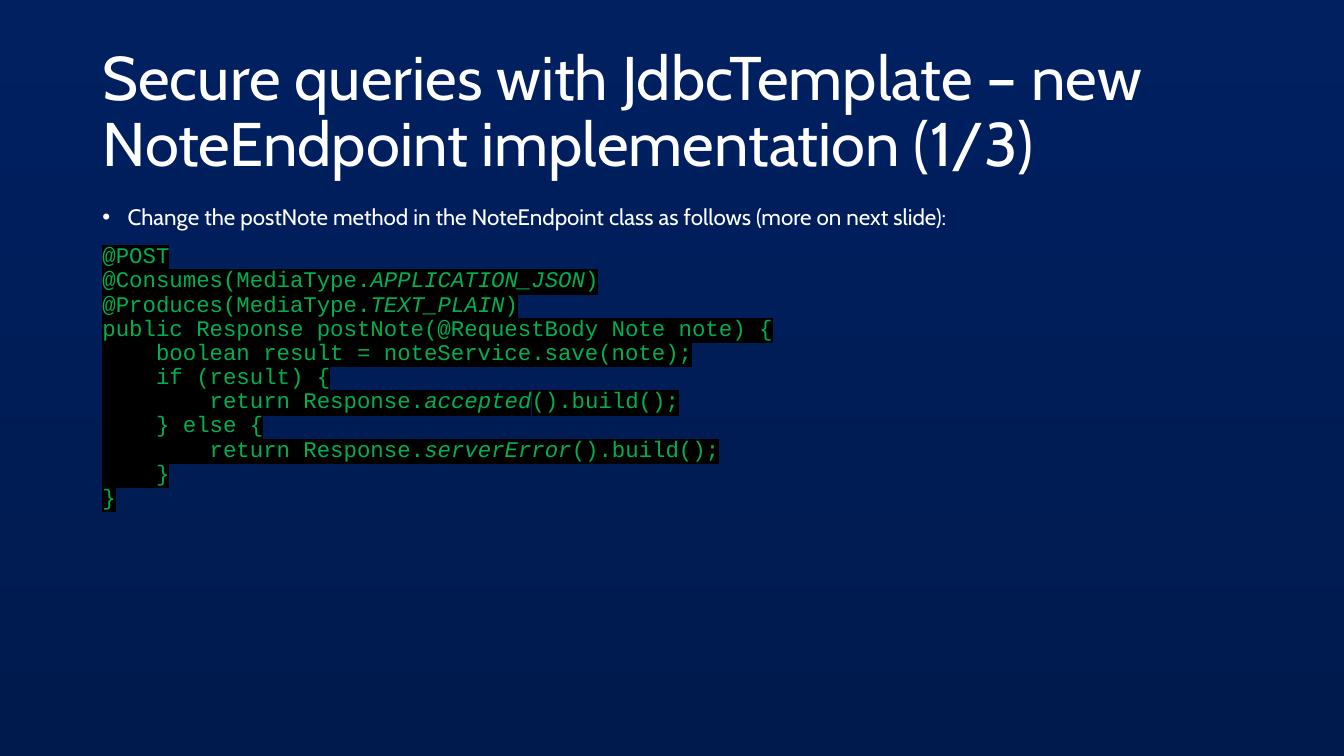
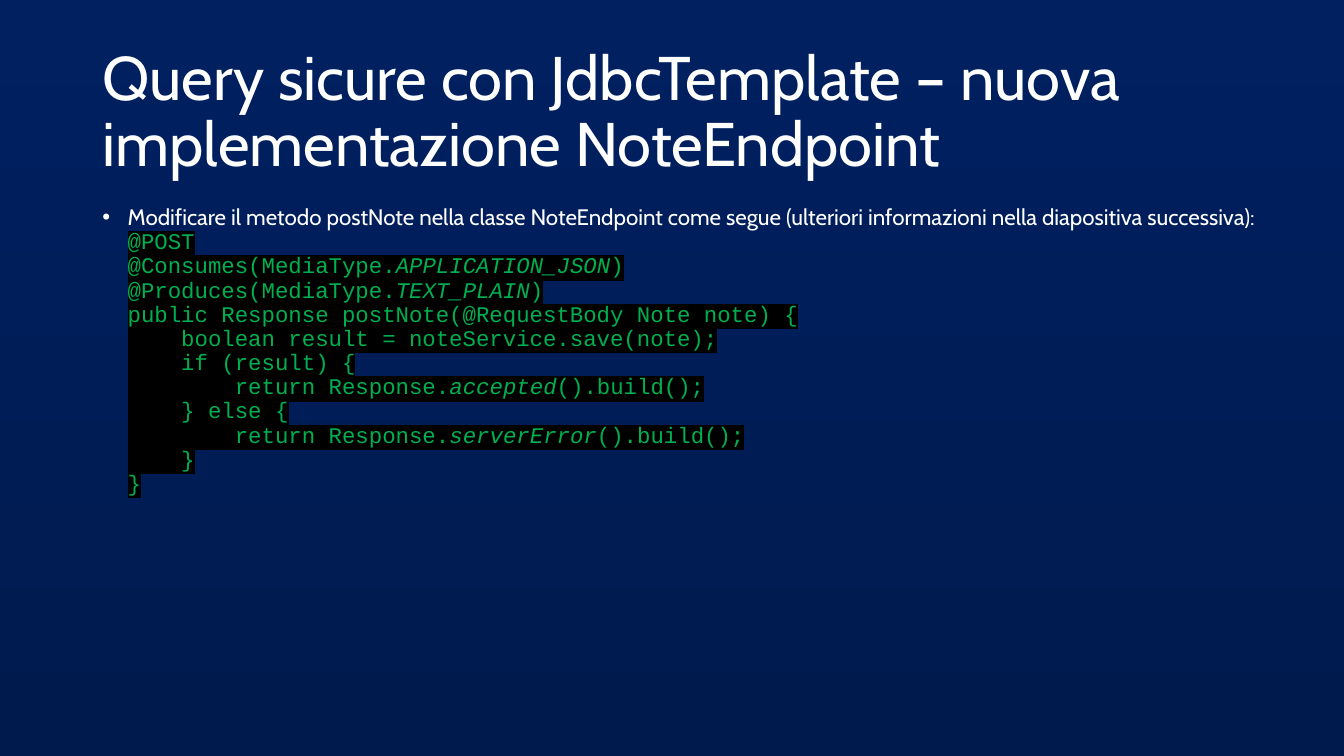
Before and after one commit to AlessandroS94/corso_21122022, a slide deck: slide 19 of Day 4/slide/Spring JDBC.pptx. Drawn at 1344x756 pixels with LibreOffice and Linux fonts; fonts in the diff are those of the drawing. Boxes give left, top, right and bottom in pixels: in the first picture for what was removed or moved away, otherwise in the second. Text is boxed around its words. In the diff, an @@ line names an element or a change of style, - is before the commit and + after.

```diff
--- a/Day 4/slide/Spring JDBC.pptx
+++ b/Day 4/slide/Spring JDBC.pptx
@@ title at bbox=[102, 53, 1120, 180]: text changed @@
-Secure queries with JdbcTemplate – new NoteEndpoint implementation (1/3)
+Query sicure con JdbcTemplate – nuova implementazione NoteEndpoint
@@ text at bbox=[128, 208, 1254, 450]: text changed @@
-• Change the postNote method in the NoteEndpoint class as follows (more on next slide):
-@POST
-@Consumes(MediaType.APPLICATION_JSON)
-@Produces(MediaType.TEXT_PLAIN)
-public Response postNote(@RequestBody Note note) {
-boolean result = noteService.save(note);
-if (result) {
-return Response.accepted().build();
-} else {
-return Response.serverError().build();
-}
-}
+• Modificare il metodo postNote nella classe NoteEndpoint come segue (ulteriori informazioni nella diapositiva successiva):
+  @POST
+  @Consumes(MediaType.APPLICATION_JSON)
+  @Produces(MediaType.TEXT_PLAIN)
+  public Response postNote(@RequestBody Note note) {
+  boolean result = noteService.save(note);
+  if (result) {
+  return Response.accepted().build();
+  } else {
+  return Response.serverError().build();
+  }
+  }
```
Also in this commit, not shown: 24 other slides changed, 7 other files.
